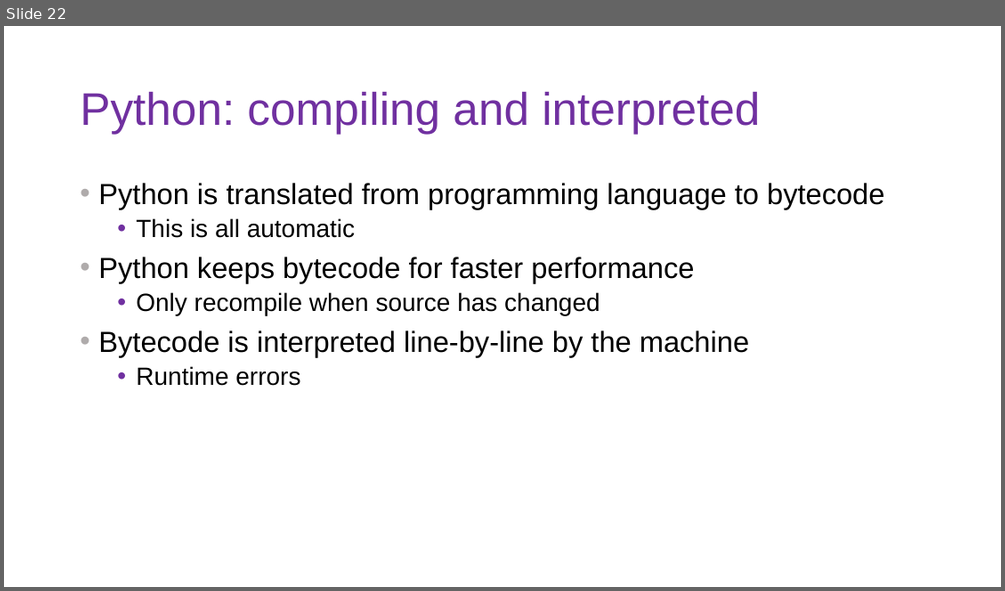
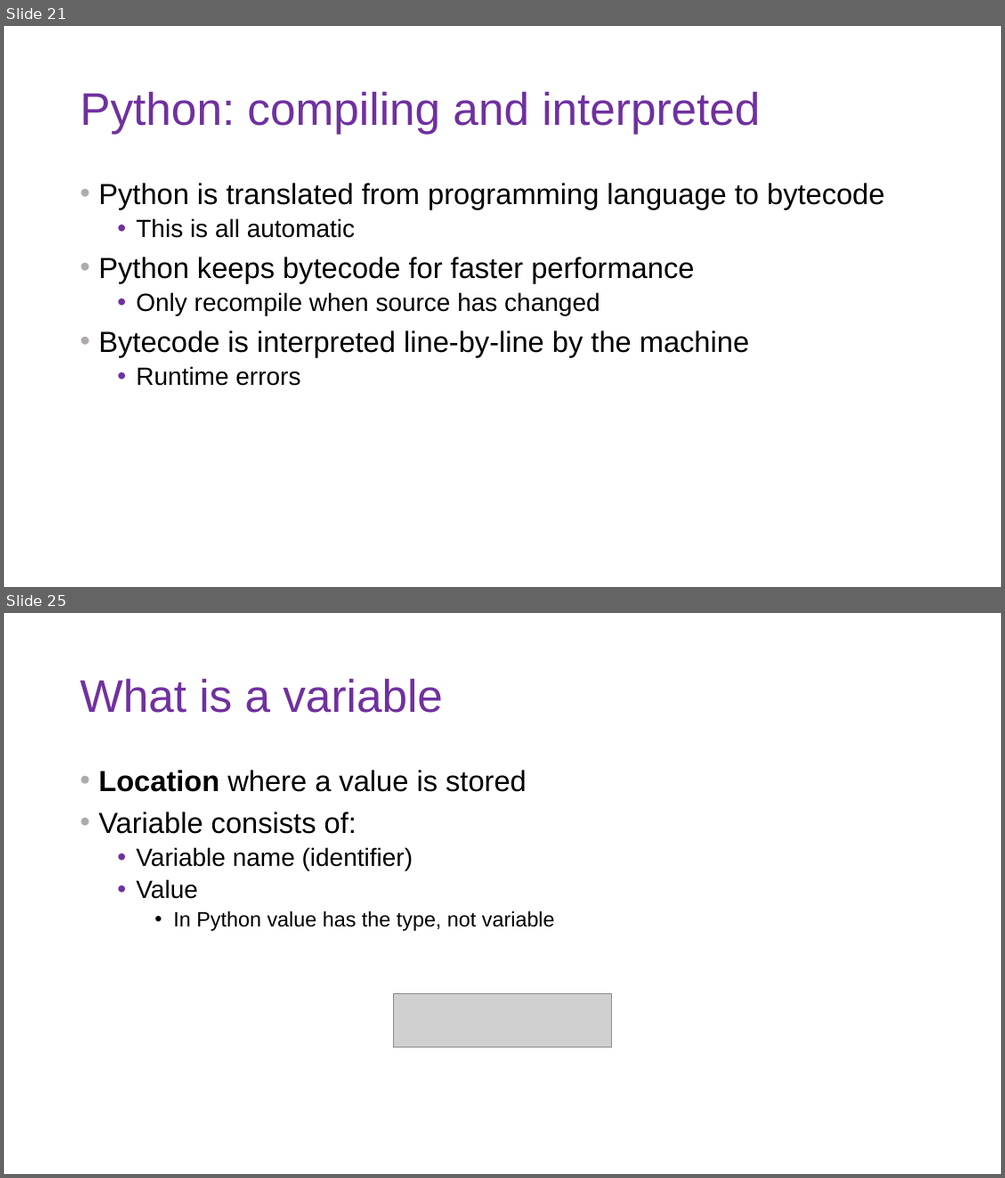
Before and after one commit to DoriMG/SN_python_course, a slide deck: lectures/1_intro_cs.pptx. Shown one above the other, each under a label of ours: slide 22 before the commit, slides 21 and 25 after it; the slides between them are not shown. The pictures are 1005x591 and 1005x1178 pixels, drawn with LibreOffice and Linux fonts; fonts in the diff are those of the drawing; grey boxes stand for pictures. Boxes give left, top, right and bottom in pixels: in the first picture for what was removed or moved away, otherwise in the second. Text is boxed around its words. In the diff, an @@ line names an element or a change of style, - is before the commit and + after.

```diff
--- a/lectures/1_intro_cs.pptx
+++ b/lectures/1_intro_cs.pptx
@@ slide 25 added at bbox=[4, 613, 1001, 1174], background #FFFFFF @@
@@ title added at bbox=[80, 679, 443, 713], 44 pt, text #7030A0 @@
+What is a variable
@@ text added at bbox=[98, 770, 555, 931], 28 pt, text #000000 @@
+• Location where a value is stored
+• Variable consists of:
+  • Variable name (identifier)
+  • Value
+    • In Python value has the type, not variable
@@ picture added at bbox=[394, 994, 611, 1047] @@
@@ what was slide 22 is now slide 21 @@
```
Also in this commit, not shown: 11 other slides added, 6 slides removed, 40 other files.
